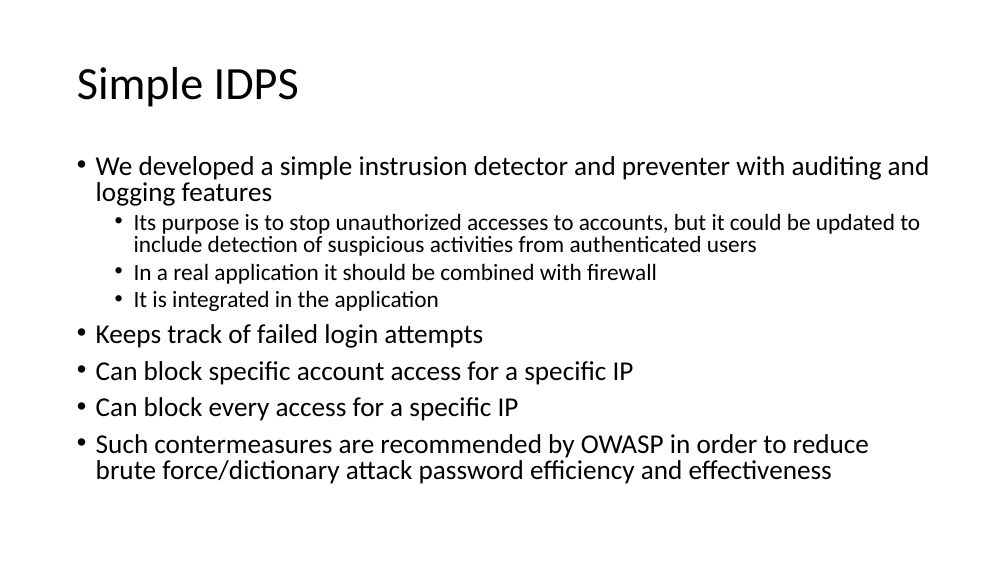
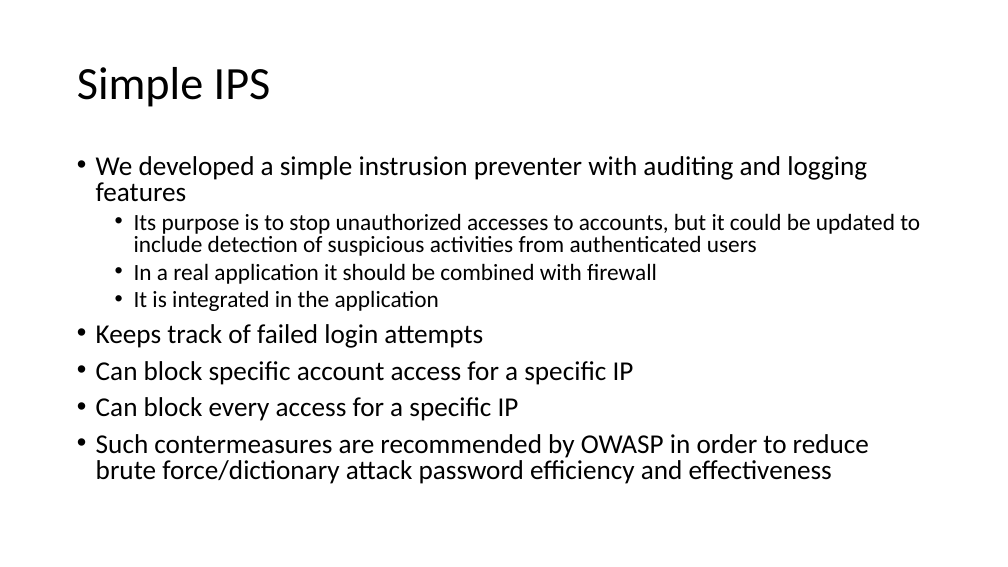
Before and after one commit to fparricelli/Encrypted-data-exchange-between-two-Arduino-boards-using-Symmetric-Encryption, a slide deck: slide 14 of Documentazione e cose così/Slide_concettuali_Luca.pptx. Drawn at 1008x567 pixels with LibreOffice and Linux fonts; fonts in the diff are those of the drawing. Boxes give left, top, right and bottom in pixels: in the first picture for what was removed or moved away, otherwise in the second. Text is boxed around its words. In the diff, an @@ line names an element or a change of style, - is before the commit and + after.

```diff
--- a/Documentazione e cose così/Slide_concettuali_Luca.pptx
+++ b/Documentazione e cose così/Slide_concettuali_Luca.pptx
@@ title at box(77, 67, 271, 107): text changed @@
-Simple IDPS
+Simple IPS
@@ text at box(96, 156, 867, 202): text changed @@
-• We developed a simple instrusion detector and preventer with auditing and logging features
+• We developed a simple instrusion preventer with auditing and logging features
```
Also in this commit, not shown: 5 other slides changed, 4 slides added, 1 slide removed, 3 other files.
